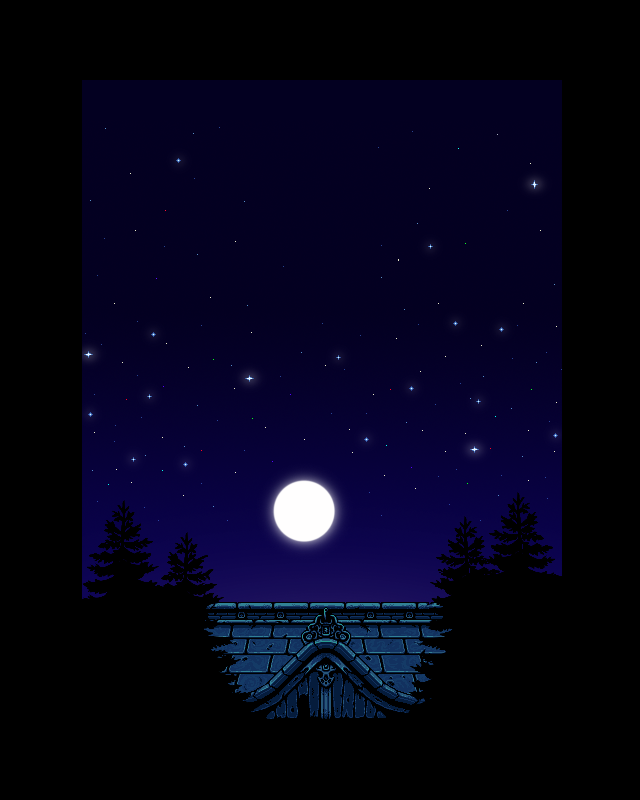
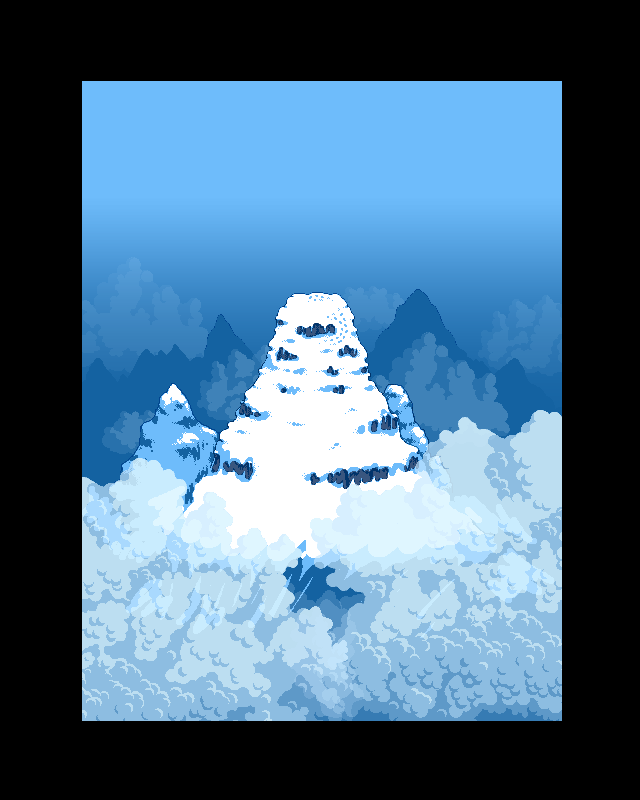
Layer changes from the first w=640, h=800 image to the second:
added group "mountain peak export" with 1 layers above "signature" over (82, 81, 562, 721)
added layer "Layer 43" in group "mountain peak export" over (82, 81, 562, 721)
hid group "hikawa nights" (43 layers) over (82, 80, 562, 720)
